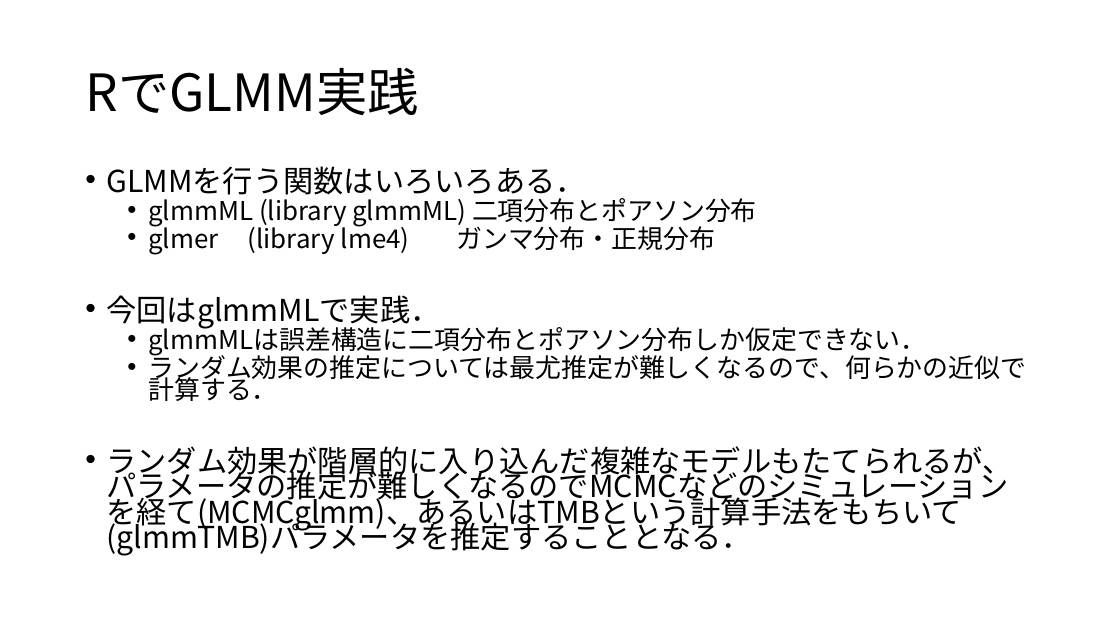
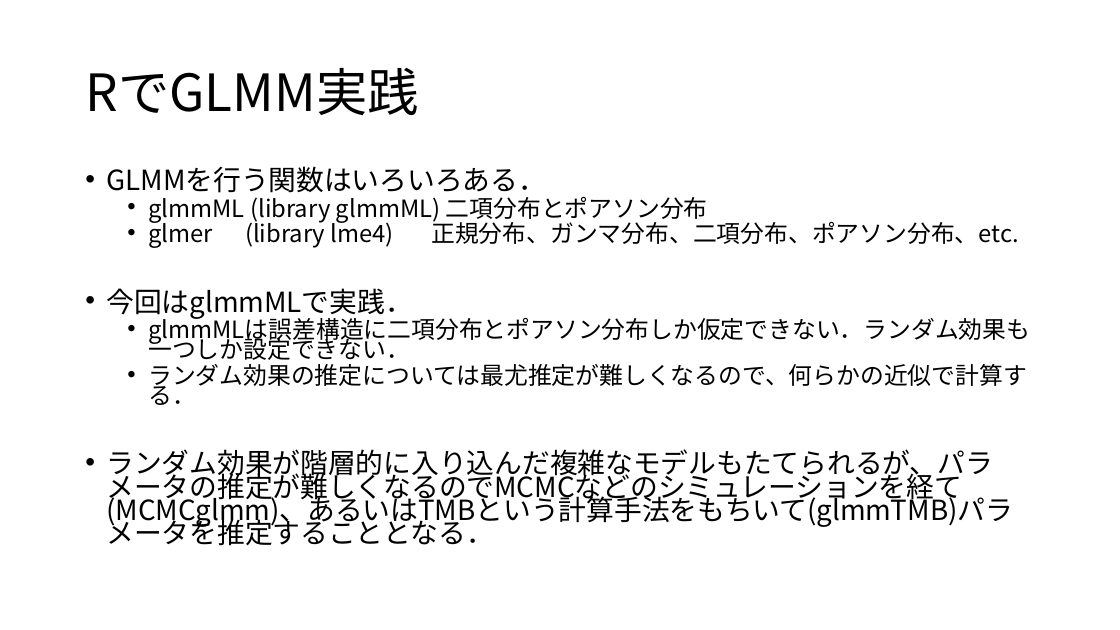
Before and after one commit to KoHMB/Shigen_kensyu_FRA, a slide deck: slide 5 of R/スライド/第28回.pptx. Drawn at 1120x630 pixels with LibreOffice and Linux fonts; fonts in the diff are those of the drawing. Boxes give left, top, right and bottom in pixels: in the first picture for what was removed or moved away, otherwise in the second. Text is boxed around its words. In the diff, an @@ line names an element or a change of style, - is before the commit and + after.

```diff
--- a/R/スライド/第28回.pptx
+++ b/R/スライド/第28回.pptx
@@ text at (106,166,1027,546): size 25.9 to 23.8 pt in "GLMMを行う関数はいろいろある．", "今回はglmmMLで実践．", "ランダム効果が階層的に入り込んだ複雑なモデルもたてられるが、パラメータの推定が難しくなるのでMCMCなどのシミュレーショ ..."; size 22.2 to 20.4 pt in "glmmML (library glmmML) 二項分布とポアソン分布", "ランダム効果の推定については最尤推定が難しくなるので、何らかの近似で計算する．" @@
@@ text at (148,218,1019,248): text changed; size 22.2 to 20.4 pt @@
-  • glmer (library lme4) ガンマ分布・正規分布
+  • glmer (library lme4) 正規分布、ガンマ分布、二項分布、ポアソン分布、etc.
@@ text at (148,314,1030,360): text changed; size 22.2 to 20.4 pt @@
-  • glmmMLは誤差構造に二項分布とポアソン分布しか仮定できない．
+  • glmmMLは誤差構造に二項分布とポアソン分布しか仮定できない．ランダム効果も一つしか設定できない．
```
Also in this commit, not shown: 3 other slides changed, 3 other files.
